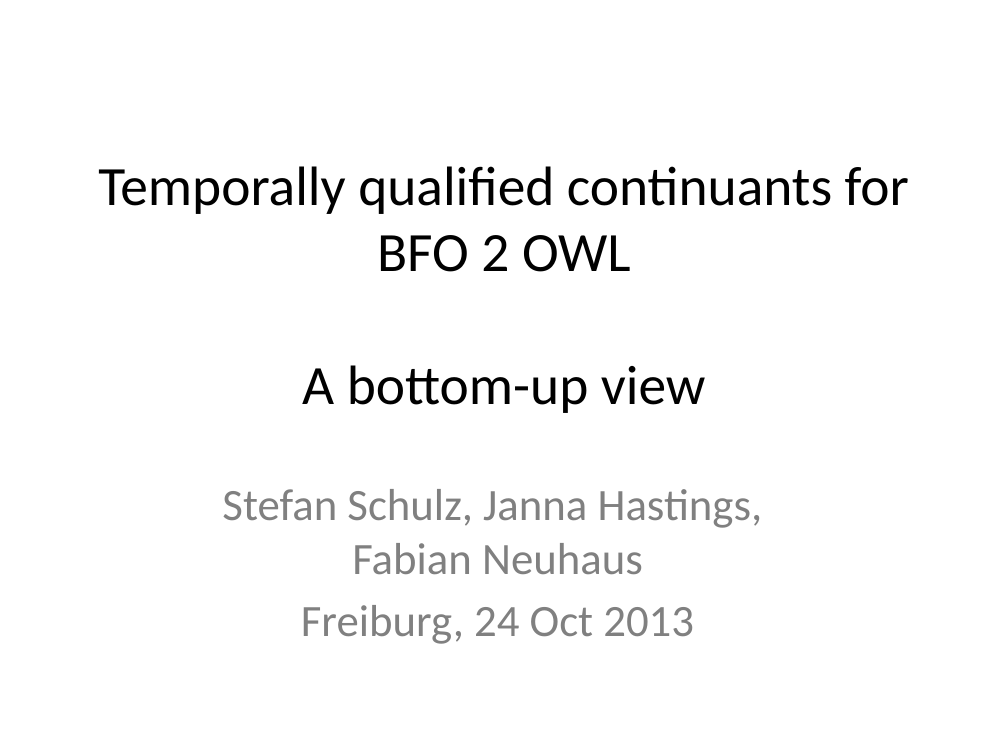
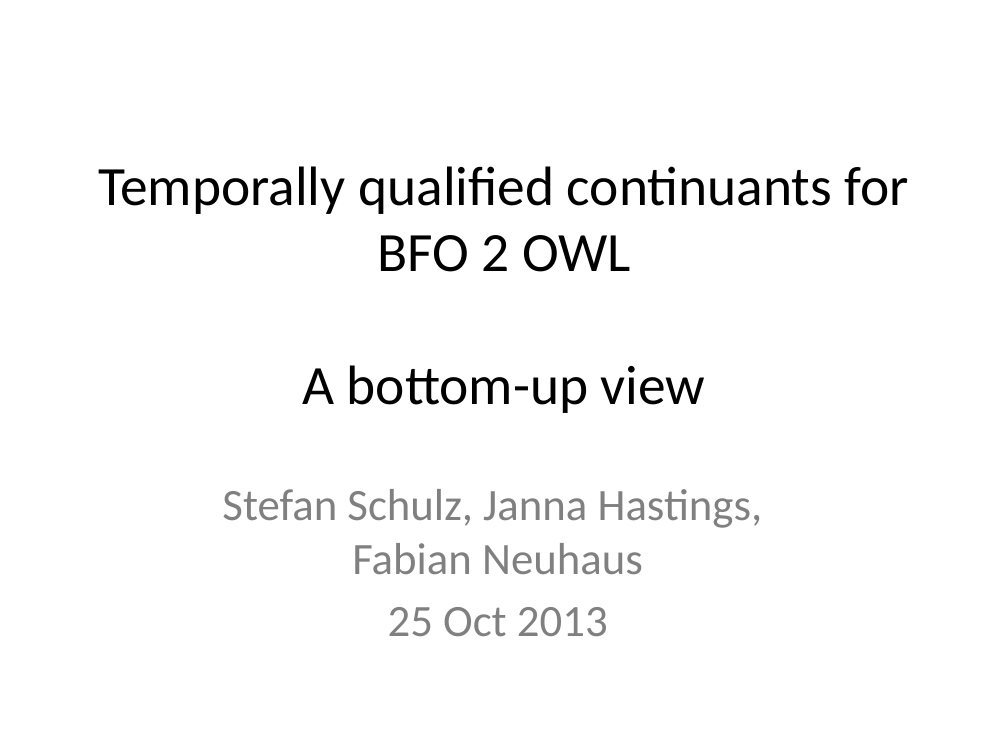
Before and after one commit to zhengj2007/bfo-export, a slide deck: slide 1 of docs/2013_BFO2_Freiburg.pptx. Drawn at 1008x756 pixels with LibreOffice and Linux fonts; fonts in the diff are those of the drawing. Boxes give left, top, right and bottom in pixels: in the first picture for what was removed or moved away, otherwise in the second. Text is boxed around its words. In the diff, an @@ line names an element or a change of style, - is before the commit and + after.

```diff
--- a/docs/2013_BFO2_Freiburg.pptx
+++ b/docs/2013_BFO2_Freiburg.pptx
@@ subtitle at bbox=[388, 607, 608, 636]: text changed @@
-Freiburg, 24 Oct 2013
+25 Oct 2013
```
Also in this commit, not shown: 4 slides added.
